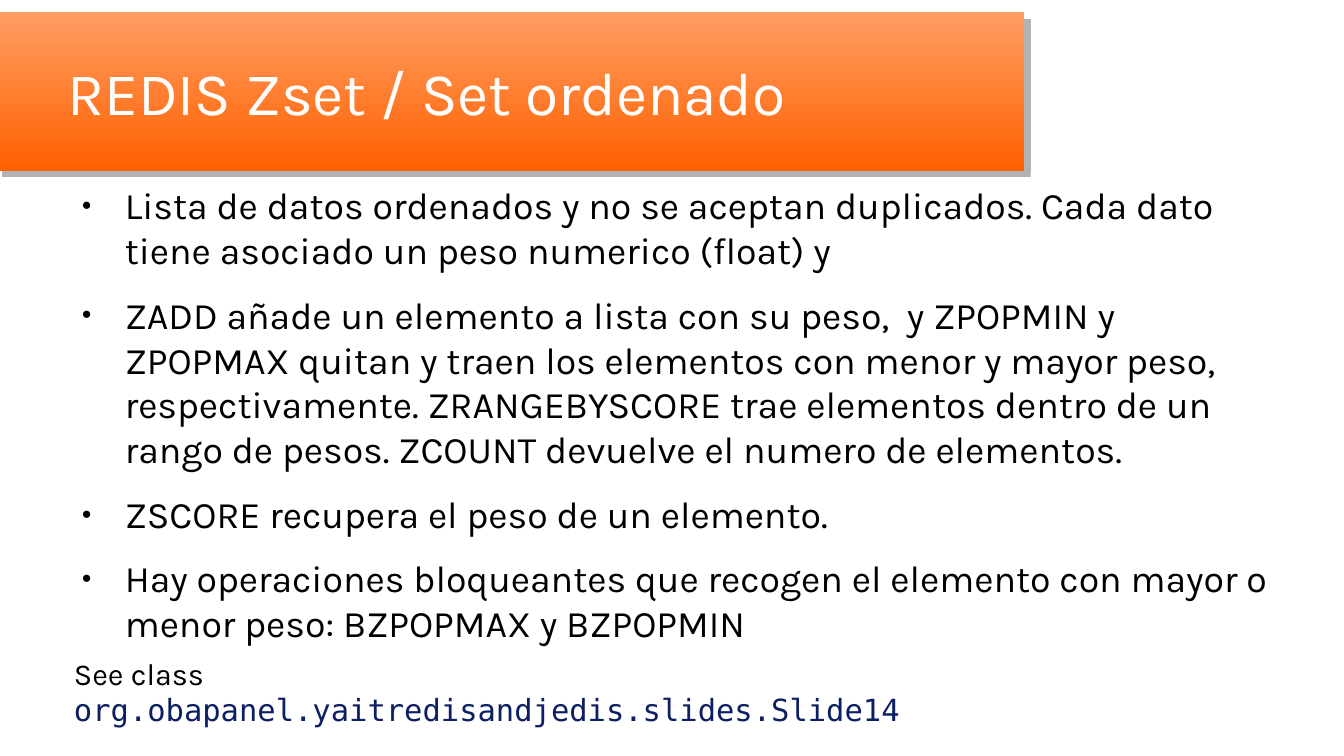
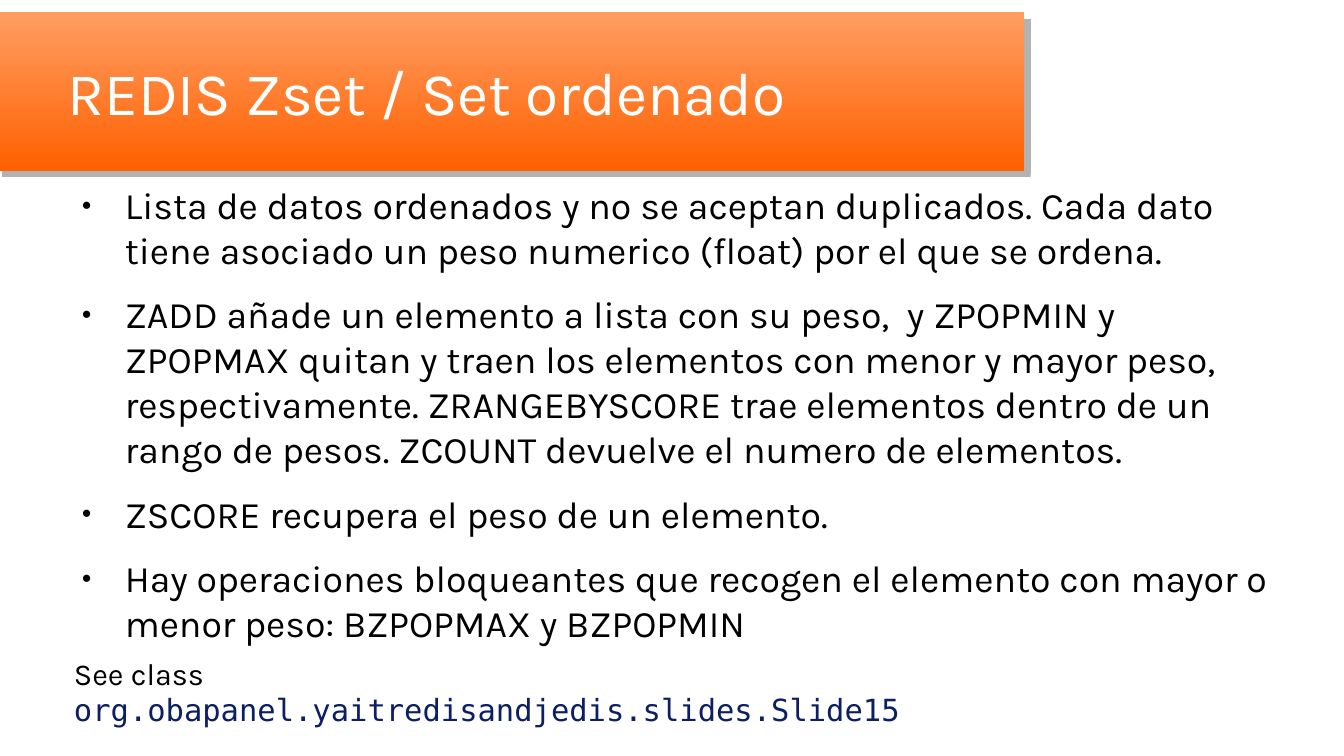
Before and after one commit to oscar-besga-panel/YaitRedisAndJedis, a slide deck: slide 15 of YaitRedisJedis_es.odp (slide 14 before the commit). Drawn at 1344x756 pixels with LibreOffice and Linux fonts; fonts in the diff are those of the drawing; background and template pictures are left out. Boxes give left, top, right and bottom in pixels: in the first picture for what was removed or moved away, otherwise in the second. Text is boxed around its words. In the diff, an @@ line names an element or a change of style, - is before the commit and + after.

```diff
--- a/YaitRedisJedis_es.odp
+++ b/YaitRedisJedis_es.odp
@@ text at [125,193,1213,273]: text changed @@
-● Lista de datos ordenados y no se aceptan duplicados. Cada dato tiene asociado un peso numerico (float) y
+● Lista de datos ordenados y no se aceptan duplicados. Cada dato tiene asociado un peso numerico (float) por el que se ordena.
@@ text at [74,664,900,728]: text changed @@
-See class org.obapanel.yaitredisandjedis.slides.Slide14
+See class org.obapanel.yaitredisandjedis.slides.Slide15
```
Also in this commit, not shown: 18 other slides changed, 2 slides added, 16 other files.
